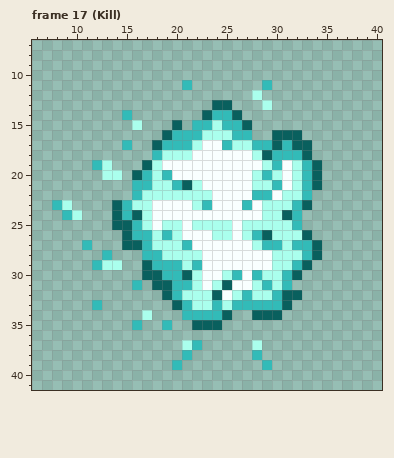
Pixel-art file: Cards/AsepriteFiles/PeacockFeather.aseprite. This is how it looked before the edit.
50x50 pixels, 23 frames. Shown: frame 17 (Kill): x 6..40, y 7..41. The commit also changed other frames, which this record leaves out.
Once edited:
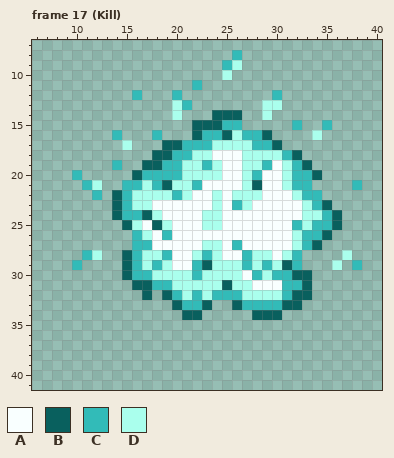
Palette (. is transparent): A #f9ffff  B #09605e  C #32bbb8  D #aaffed
The edit:
--- frame 17 (Kill), layer "Sprite"
@@ x 6..40 @@
  7 ...................................
- 8 ...................................
- 9 ...................................
-10 ...................................
-11 ...............C.......C...........
-12 ......................D............
-13 ..................BB...D...........
-14 .........C.......BCCB..............
-15 ..........D...B.CCDCCB.............
-16 .............BCCCDDDCC..BBB........
-17 .........C..BCCCDAACDDCCBCBB.......
-18 ............CDDDAAAAAADBCCCB.......
-19 ......CD...BDAAAAAAAAAADCADCB......
-20 .......DD.BCDCAAAAAAAADCDADCB......
-21 ..........CCDDCBDAAAAADDCADCB......
-22 ..........CDDDDDDDAAAACCADDC.......
-23 ..CD....BCDDAAAADCAAACADDDCB.......
-24 ...CD...BCBDAAAAAAAAAAADDBC........
-25 ........BBCDADDADDDDADDDDDC........
-26 .........BCCDCDAAADDADCBDDDB.......
-27 .....C...BBCDDDCAAAAAADCCDCCB......
-28 .......C...CCDDDDAAAAAAADDDCB......
-29 ......CDD..BCCCDCAAAAAAADDCB.......
-30 ...........BBCCBDAADCACDDCB........
-31 ..........C.BBCCDADBAADCDC.........
-32 .............BCDDDBADCDDCBB........
-33 ......C.......BCDDCDCCCCCB.........
-34 ...........D...CCCCB..BBB..........
-35 ..........C..C..BBB................
+ 8 ....................C..............
+ 9 ...................CD..............
+10 ...................D...............
+11 ................C..................
+12 ..........C...C.........C..........
+13 ..............DC.......DD..........
+14 ..............D...BBB..D...........
+15 ................BBBCC.....C..C.....
+16 ........C...C...BCCBDCCB....D......
+17 .........D...BBCCCDDDDCCB..........
+18 ............BBCCDDAAADDDDCB........
+19 ........C..BBCCDDCDAADDCADCB.......
+20 ....C.....BCCCCDDDDAADCAADCCB......
+21 .....CD..CCDCBDDCAAAADBAADCC....C..
+22 ......C.BCDDDDCDAADADDDAAADCC......
+23 ........BCDDAAAAAADACDAAAAADCB.....
+24 ........BCCBDAAAADDAAAAAAAADDCB....
+25 .........BDABDAAADDAAAAAAACDCCB....
+26 ..........CDACAAAAAAAAAAAADCCB.....
+27 ..........CCAAAAADDACAAAAADCB......
+28 .....CD..BCDDCAADCDAACDDADC....D...
+29 ....C....BCDCDAACBDDDCDCDBC...D.C..
+30 .........BCCDDDDCDDDDACDCCBB.......
+31 ..........BBCCDDDDDBDDAAACCB.......
+32 ...........B.BCDCDCCCDDDDCBB.......
+33 ..............BCCB..BCCCCBB........
+34 ...............BB.....BBB..........
+35 ...................................
 36 ...................................
-37 ...............DC.....D............
-38 ...............C......C............
-39 ..............C........C...........
+37 ...................................
+38 ...................................
+39 ...................................
 40 ...................................
Pixel boxes of the changes (left, top, right, bottom) in both pictures:
changed: (52, 50, 362, 370)
